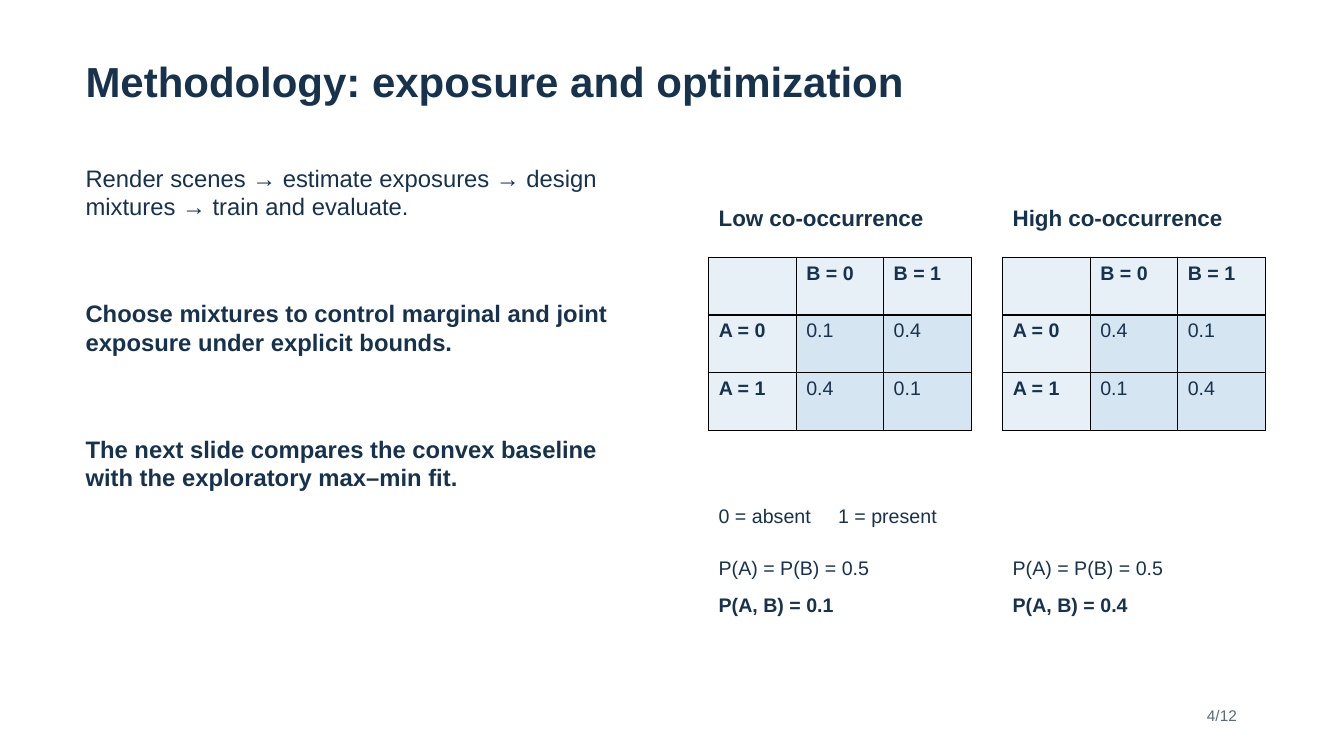
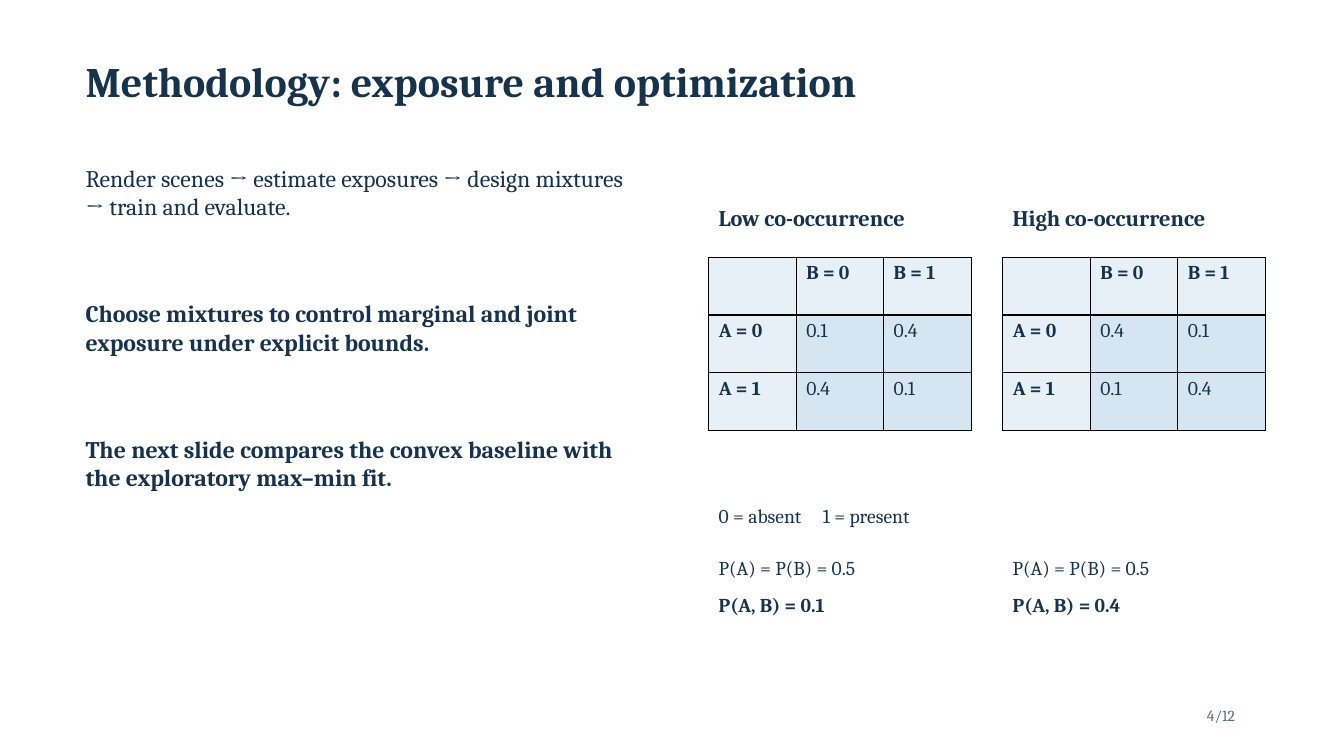
Before and after one commit to Space-Dev0/muadib, a slide deck: slide 4 of presentation/powerpoint/submission-final.pptx. Drawn at 1344x756 pixels with LibreOffice and Linux fonts; fonts in the diff are those of the drawing. Boxes give left, top, right and bottom in pixels: in the first picture for what was removed or moved away, otherwise in the second. Text is boxed around its words. In the diff, an @@ line names an element or a change of style, - is before the commit and + after.

```diff
--- a/presentation/powerpoint/submission-final.pptx
+++ b/presentation/powerpoint/submission-final.pptx
@@ table at [709,257,972,431] @@
@@ font Arial to Cambria @@
@@ table at [1003,257,1266,431] @@
@@ font Arial to Cambria @@
@@ font Arial to Cambria in 12 elements at [86,67,856,107], [1207,710,1235,723], [86,170,623,216], [86,305,577,356], [86,441,612,492], [719,211,904,226], [1013,210,1205,231], [719,561,856,578], [1013,561,1150,578], [719,598,825,615], [1013,598,1121,615], [719,509,910,527] @@
```
Also in this commit, not shown: 11 other slides changed, 3 other files.
